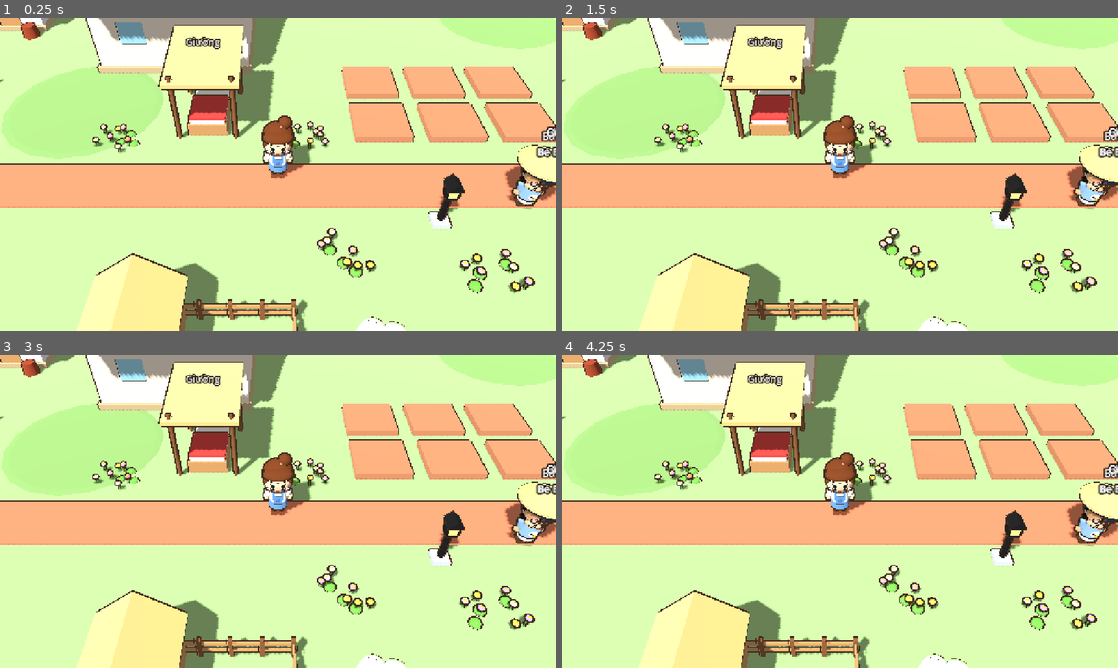
Above: before the commit, frames 1-4 (two rows, left to right).
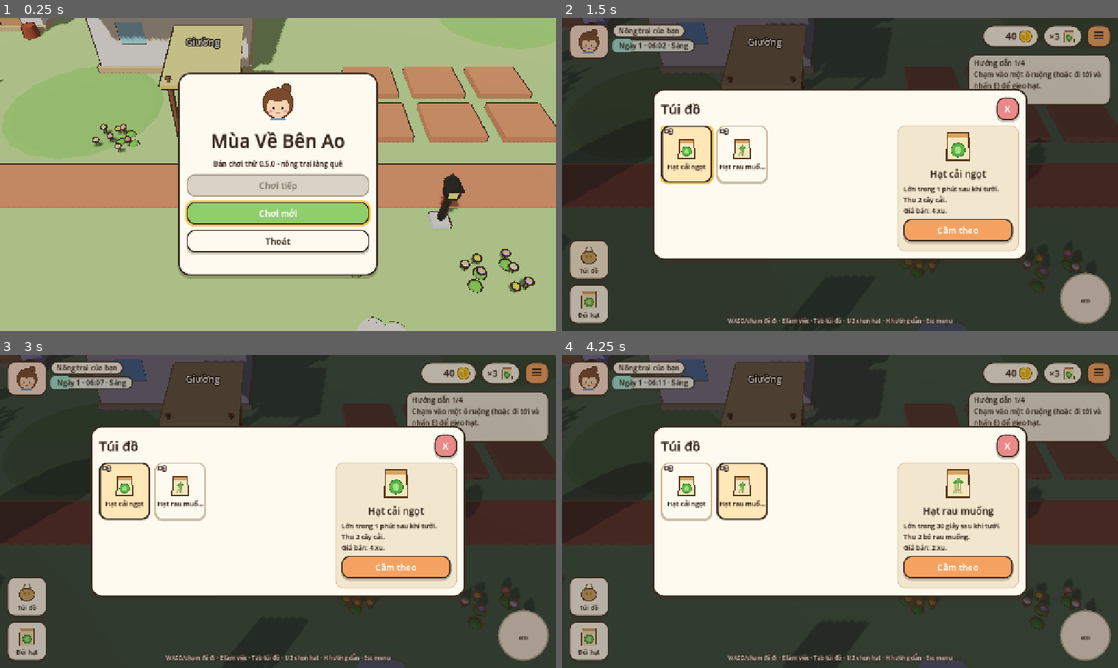
Above: after the commit, the same moments.

Repository: TrungHieu580/nong-trai-vui-ve
Game: Godot game, scene res://scenes/main.tscn
The game is run twice, just before and just after one commit, with the same random seed, the same clock (stepped at 60 frames per second) and the same inputs.
Inputs (mouse positions are in pixels of both pictures, inside the frame that each line leads up to):
- Up to frame 1 (0.25 s): no input
- Up to frame 2 (1.5 s): click (840, 212) at 0.5 s, where only the run after the commit has a clickable "Chơi mới"; click (589, 259) at 1.27 s
- Up to frame 3 (3 s): click (27, 639) at 2.02 s; click (122, 489) at 2.75 s, where only the run after the commit has a clickable "×3"
- Up to frame 4 (4.25 s): click (739, 489) at 3.5 s, where only the run after the commit has a clickable "×3"

The runs differ from the first frame. In frame 1, 98% of the frame differs, in the area x 0-100%, y 0-100%; in frame 2, 99%; in frame 3, 99%; in frame 4, 99%.
Error before the commit: Parse Error: Cannot infer the type of "want" variable because the value doesn't have a set type. (res://scripts/sim/village_sim.gd:436)

Commit message:
Sửa lỗi suy kiểu trong village_sim; bước kiểm thử CI chặn cả lỗi biên dịch và yêu cầu 0 lỗi

Diff:
--- a/MuaVeBenAo/scripts/sim/village_sim.gd
+++ b/MuaVeBenAo/scripts/sim/village_sim.gd
@@ -433,7 +433,7 @@
 			best_n = n
 	if best == "":
 		return
-	var want := 1 + (state.day + int(state.clock / 60.0)) % 3
+	var want: int = 1 + (int(state.day) + int(state.clock / 60.0)) % 3
 	var sold := GameRules.market_take(state, best, want)
 	if sold > 0 and seller != "":
 		GameRules.add_log(state, "%s bán %d %s cho khách." % [seller, sold, GameData.item_name(best).to_lower()])
@@ -447,7 +447,7 @@
 	v["work"] = float(v["work"]) + minutes
 	if float(v["work"]) >= 75.0:
 		v["work"] = float(v["work"]) - 75.0
-		var caught := 1 + (state.day + int(v["idx"])) % 2
+		var caught: int = 1 + (int(state.day) + int(v["idx"])) % 2
 		v["idx"] = int(v["idx"]) + 1
 		_carry_add(v, "fish_ro", caught)
 		GameRules.add_log(state, "%s câu được %d con cá rô." % [v["def"]["name"], caught])
